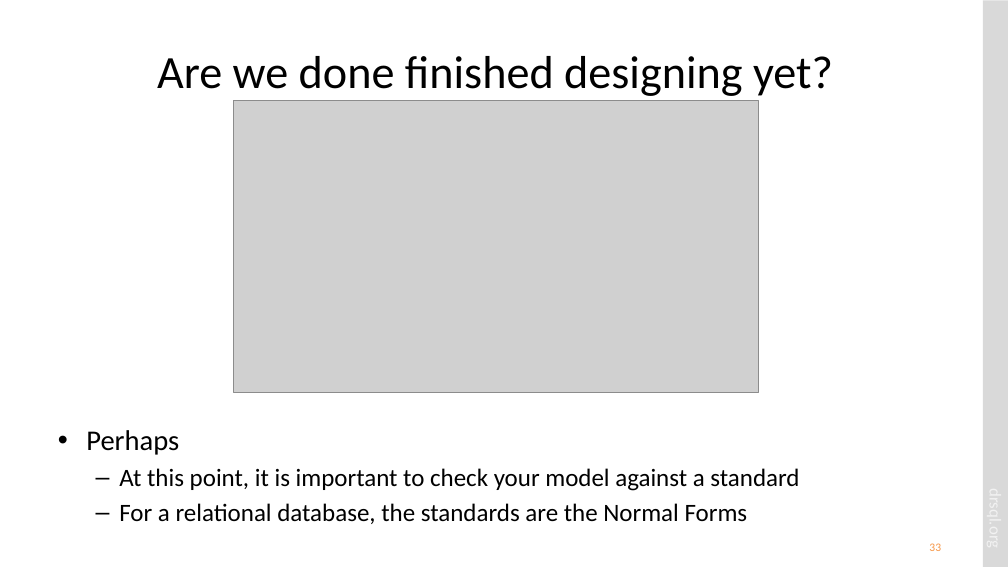
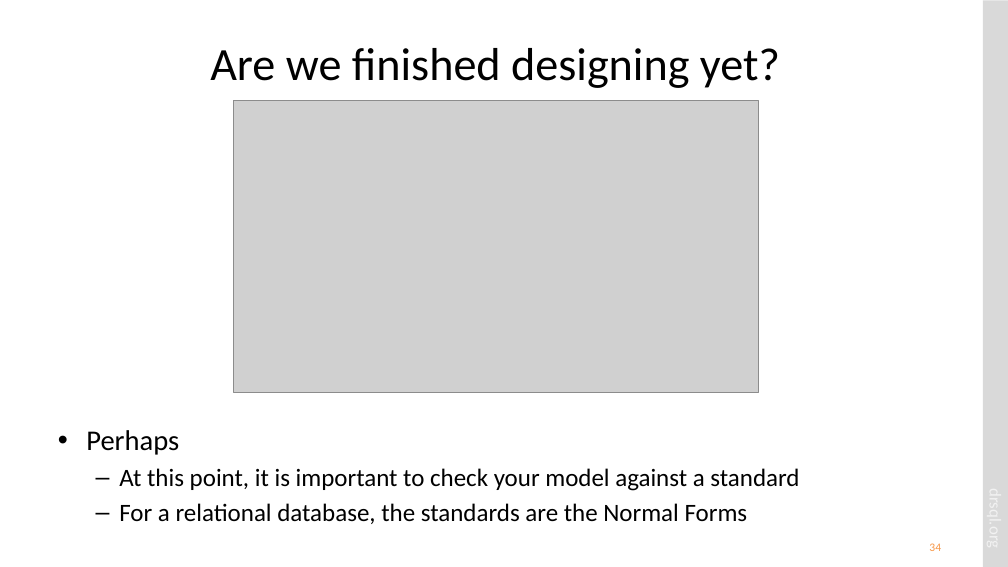
Before and after one commit to drsqlgithub/Presentation-Downloads, a slide deck: slide 34 of Relational Database Design/Relational Database Design.pptx (slide 33 before the commit). Drawn at 1008x567 pixels with LibreOffice and Linux fonts; fonts in the diff are those of the drawing; grey boxes stand for pictures. Boxes give left, top, right and bottom in pixels: in the first picture for what was removed or moved away, otherwise in the second. Text is boxed around its words. In the diff, an @@ line names an element or a change of style, - is before the commit and + after.

Commit message:
Made a few changes to database design session

```diff
--- a/Relational Database Design/Relational Database Design.pptx
+++ b/Relational Database Design/Relational Database Design.pptx
@@ title at bbox=[210, 48, 780, 88]: text changed @@
-Are we done finished designing yet?
+Are we finished designing yet?
@@ page number at bbox=[929, 543, 941, 551]: text changed @@
-33
+34
```
Also in this commit, not shown: 19 other slides changed, 2 slides added, 1 slide removed.
